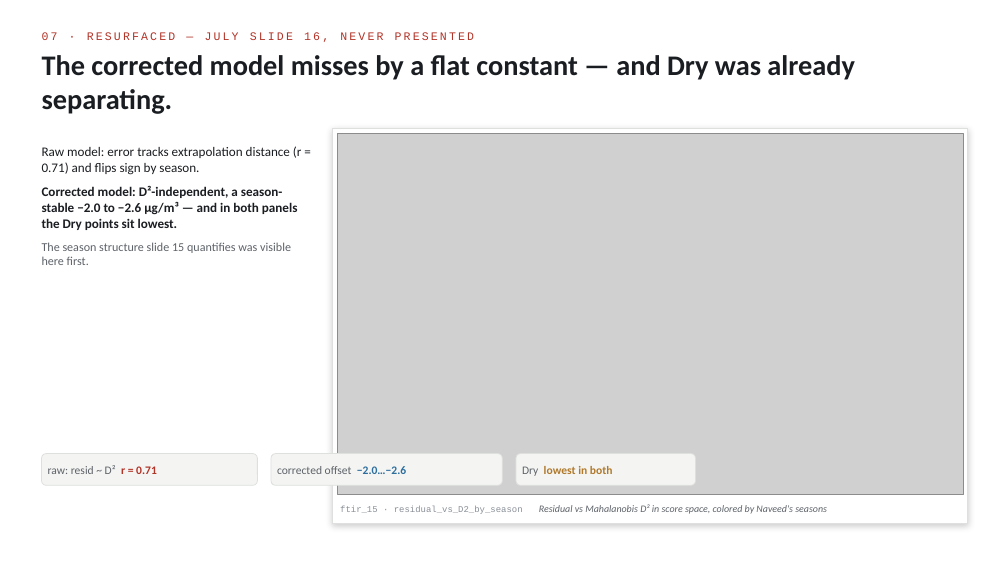
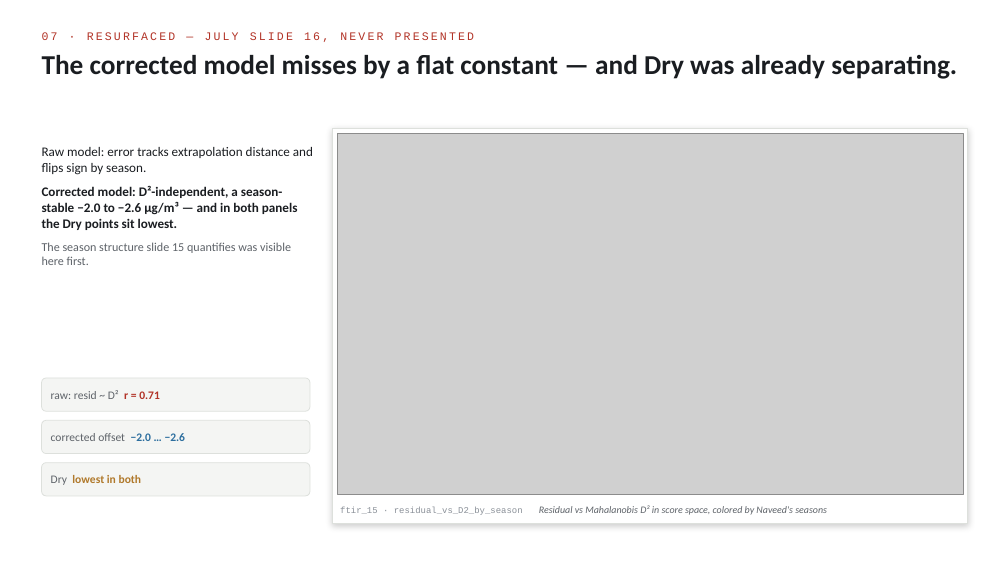
Before and after one commit to ahzs645/aethmodular, a slide deck: slide 9 of research/ftir_ec_phase3/deliverables/ann_briefing_2026-08-12.pptx. Drawn at 1008x567 pixels with LibreOffice and Linux fonts; fonts in the diff are those of the drawing; grey boxes stand for pictures. Boxes give left, top, right and bottom in pixels: in the first picture for what was removed or moved away, otherwise in the second. Text is boxed around its words. In the diff, an @@ line names an element or a change of style, - is before the commit and + after.

```diff
--- a/research/ftir_ec_phase3/deliverables/ann_briefing_2026-08-12.pptx
+++ b/research/ftir_ec_phase3/deliverables/ann_briefing_2026-08-12.pptx
@@ text "The corrected model misses by ..." at [42,55,957,79]: size 27 to 26 pt @@
@@ text at [42,147,313,175]: text changed @@
-Raw model: error tracks extrapolation distance (r = 0.71) and flips sign by season.
+Raw model: error tracks extrapolation distance and flips sign by season.
@@ rounded rectangle: place and size @@
-rounded rectangle at [42,454,257,485]
+rounded rectangle at [42,378,310,411]
@@ text "raw: resid ~ D² r ...": place and size @@
-text "raw: resid ~ D² r ..." at [48,465,157,474]
+text "raw: resid ~ D² r ..." at [51,390,160,399]
@@ rounded rectangle: place and size @@
-rounded rectangle at [271,454,502,485]
+rounded rectangle at [42,420,310,454]
@@ text at [51,433,186,441]: spaces changed @@
-corrected offset −2.0…−2.6
+corrected offset −2.0 … −2.6
@@ proportions changed in 3 elements at [42,378,310,411], [42,420,310,454], [42,463,310,496] @@
@@ rounded rectangle: place and size @@
-rounded rectangle at [516,454,696,485]
+rounded rectangle at [42,463,310,496]
@@ text "Dry lowest in both": place and size @@
-text "Dry lowest in both" at [522,466,613,476]
+text "Dry lowest in both" at [51,475,142,485]
```
Also in this commit, not shown: 17 other slides changed, 1 other file.
